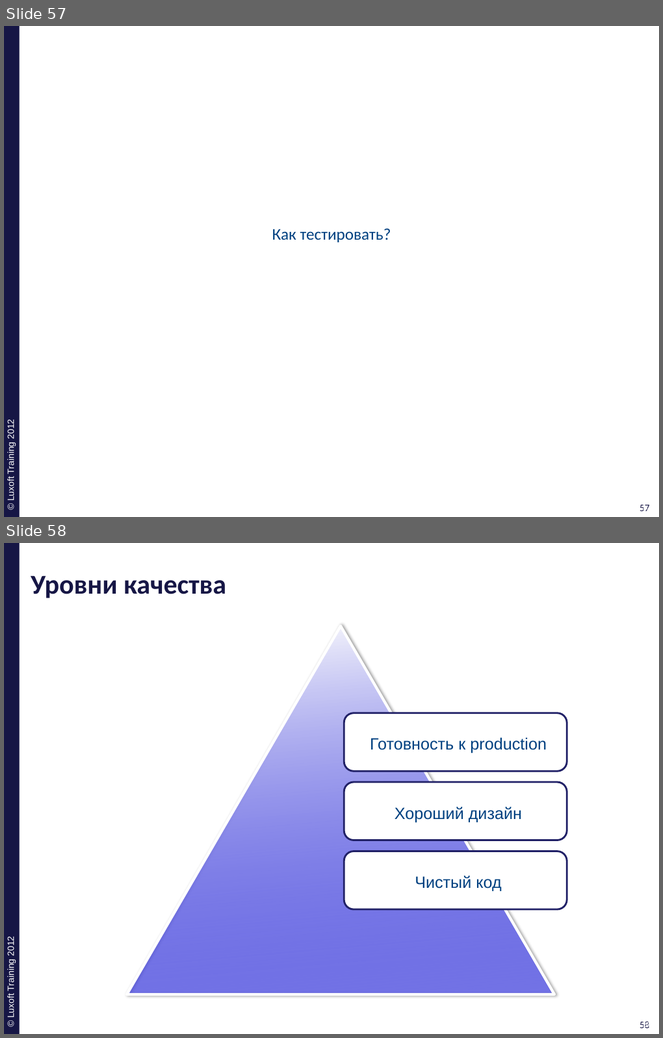
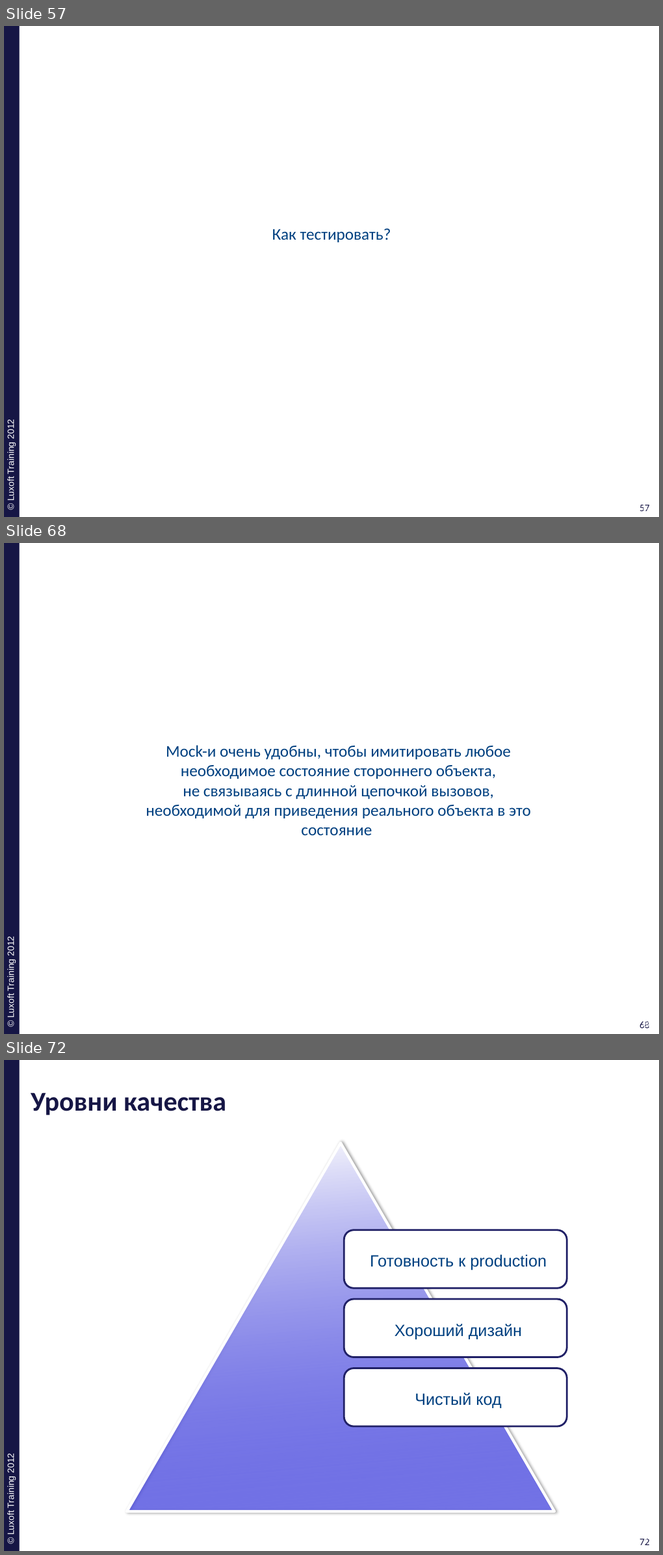
Before and after one commit to ivan-dyachenko/Trainings, a slide deck: Test Driven Development/materials/pptx/2. TDD-Behavior.pptx. Shown one above the other, each under a label of ours: slides 57 and 58 before the commit, slides 57, 68 and 72 after it; the slides between them are not shown. The pictures are 663x1038 and 663x1555 pixels, drawn with LibreOffice and Linux fonts; fonts in the diff are those of the drawing; background and template pictures are left out. Boxes give left, top, right and bottom in pixels: in the first picture for what was removed or moved away, otherwise in the second. Text is boxed around its words. In the diff, an @@ line names an element or a change of style, - is before the commit and + after.

```diff
--- a/Test Driven Development/materials/pptx/2. TDD-Behavior.pptx
+++ b/Test Driven Development/materials/pptx/2. TDD-Behavior.pptx
@@ slide 68 added at [4, 543, 659, 1034], background #FFFFFF; not listed: 4 template elements that a slide beside it also shows @@
@@ text added at [146, 745, 531, 835], 18 pt, text #004080 @@
+Mock-и очень удобны, чтобы имитировать любое необходимое состояние стороннего объекта,
+не связываясь с длинной цепочкой вызовов, необходимой для приведения реального объекта в это состояние
@@ what was slide 58 is now slide 72 @@
@@ page number at [640, 1539, 650, 1546]: text changed @@
-58
+72
@@ page number at [643, 1539, 653, 1546]: text changed @@
-58
+72
```
Also in this commit, not shown: 13 other slides added.
